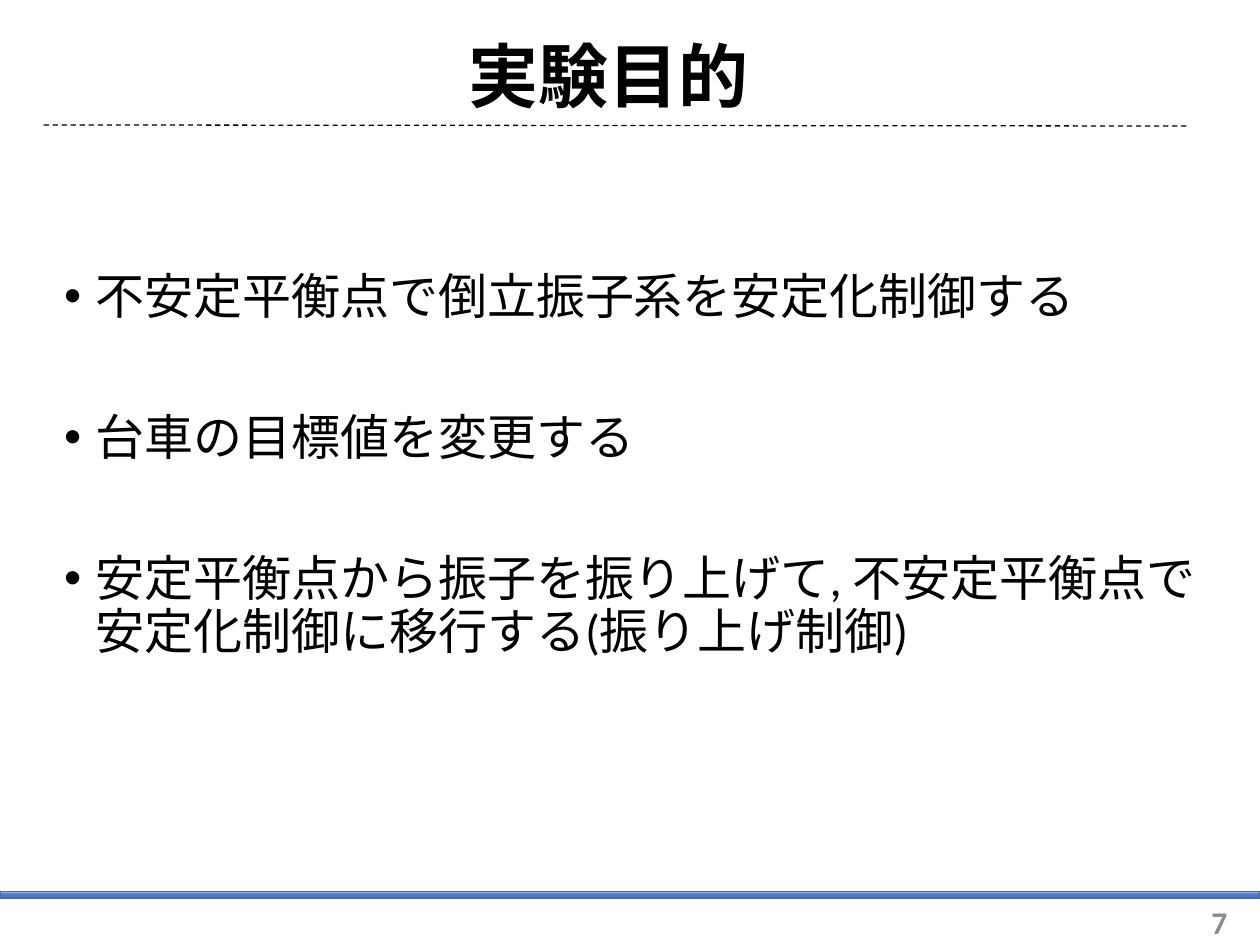
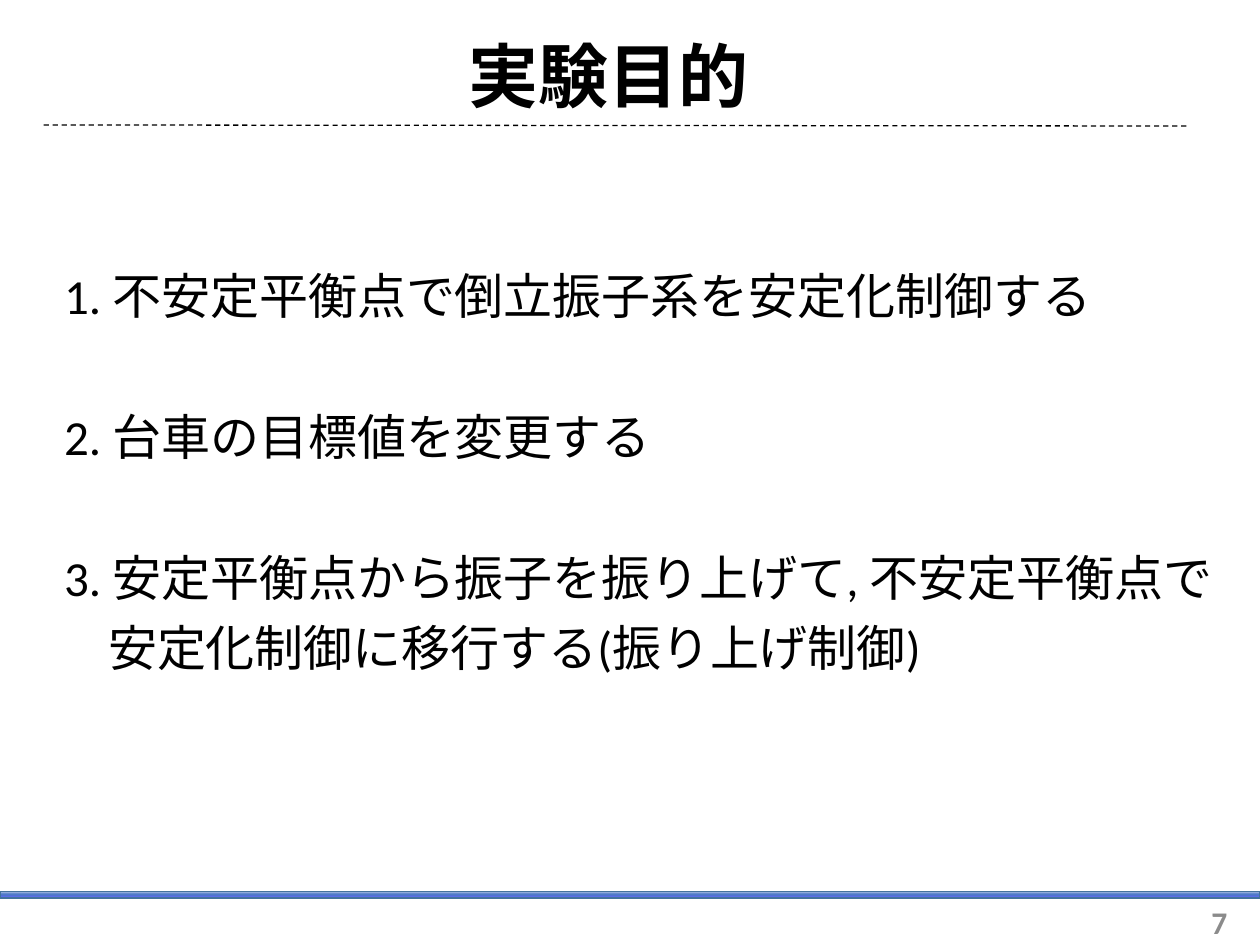
Before and after one commit to arabian9ts/Pendulum, a slide deck: slide 7 of presentation/pendulum_theory.pptx. Drawn at 1260x945 pixels with LibreOffice and Linux fonts; fonts in the diff are those of the drawing. Boxes give left, top, right and bottom in pixels: in the first picture for what was removed or moved away, otherwise in the second. Text is boxed around its words. In the diff, an @@ line names an element or a change of style, - is before the commit and + after.

```diff
--- a/presentation/pendulum_theory.pptx
+++ b/presentation/pendulum_theory.pptx
@@ text at box(64, 272, 1213, 673): text changed @@
-• 不安定平衡点で倒立振子系を安定化制御する
-• 台車の目標値を変更する
-• 安定平衡点から振子を振り上げて, 不安定平衡点で安定化制御に移行する(振り上げ制御)
+1. 不安定平衡点で倒立振子系を安定化制御する
+2. 台車の目標値を変更する
+3. 安定平衡点から振子を振り上げて, 不安定平衡点で
+安定化制御に移行する(振り上げ制御)
```
Also in this commit, not shown: 3 other slides changed, 1 slide added, 1 slide removed.
